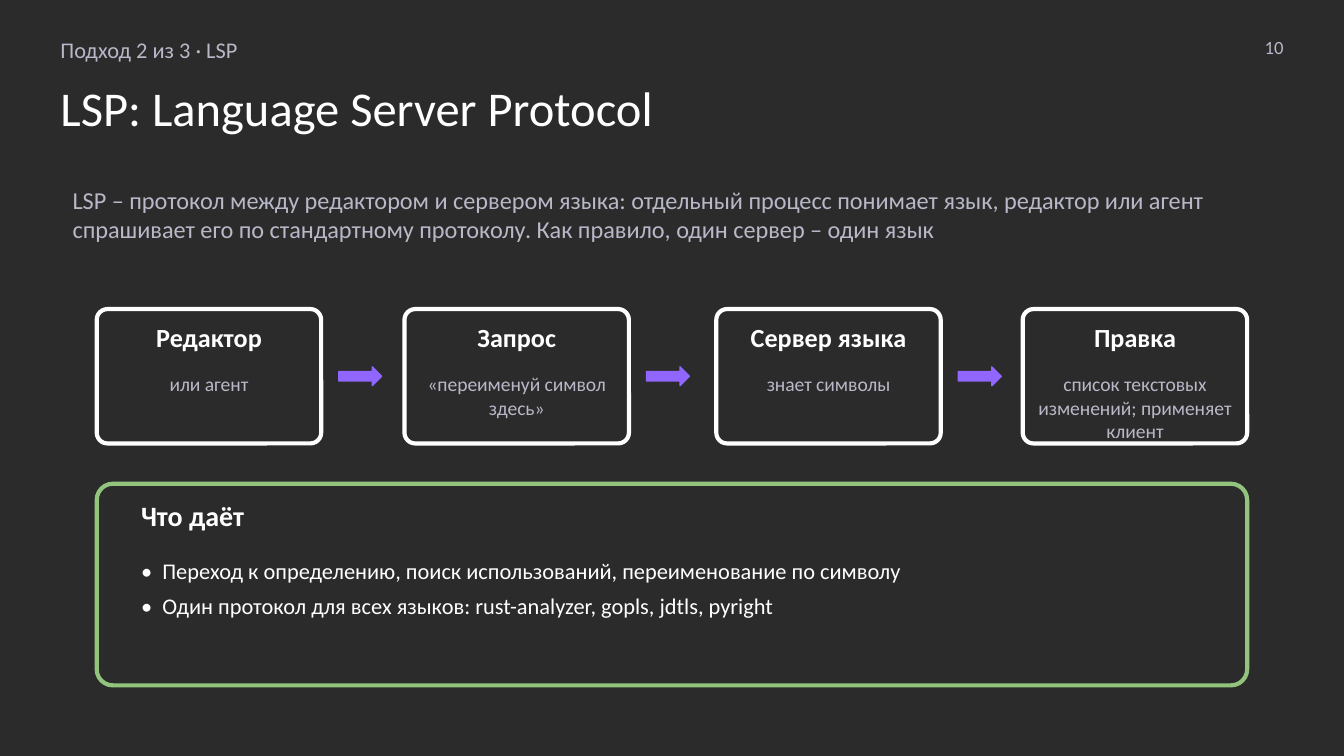
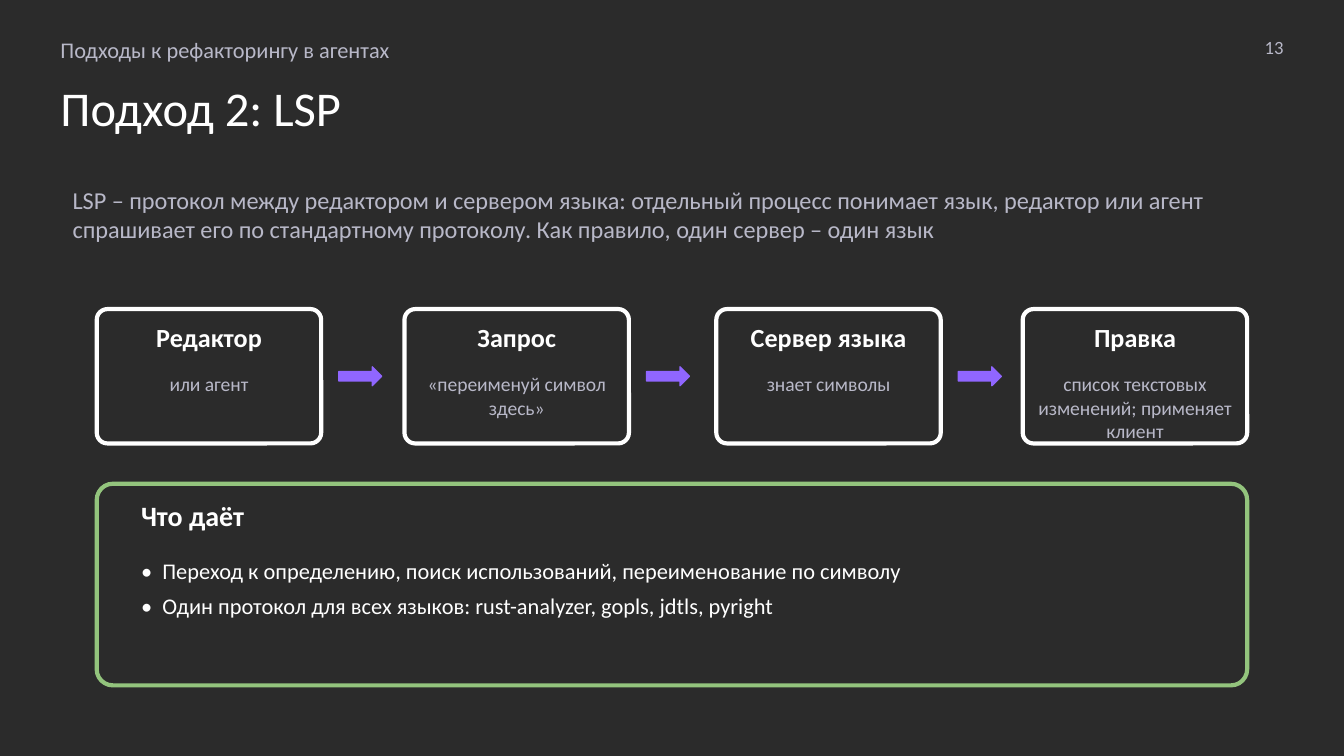
Before and after one commit to MchKosticyn/ide-refactoring-in-ai-agents, a slide deck: slide 13 of Доклад_ Рефакторинг в ИИ-агентах.pptx (slide 10 before the commit). Drawn at 1344x756 pixels with LibreOffice and Linux fonts; fonts in the diff are those of the drawing; background and template pictures are left out; a plain dark background stands for a picture behind light text. Boxes give left, top, right and bottom in pixels: in the first picture for what was removed or moved away, otherwise in the second. Text is boxed around its words. In the diff, an @@ line names an element or a change of style, - is before the commit and + after.

```diff
--- a/Доклад_ Рефакторинг в ИИ-агентах.pptx
+++ b/Доклад_ Рефакторинг в ИИ-агентах.pptx
@@ text at bbox=[60, 43, 389, 62]: text changed @@
-Подход 2 из 3 · LSP
+Подходы к рефакторингу в агентах
@@ text at bbox=[1265, 42, 1284, 54]: text changed @@
-10
+13
@@ text at bbox=[60, 94, 341, 134]: text changed @@
-LSP: Language Server Protocol
+Подход 2: LSP
```
Also in this commit, not shown: 22 other slides changed, 2 slides added, 4 slides removed, 2 other files.
